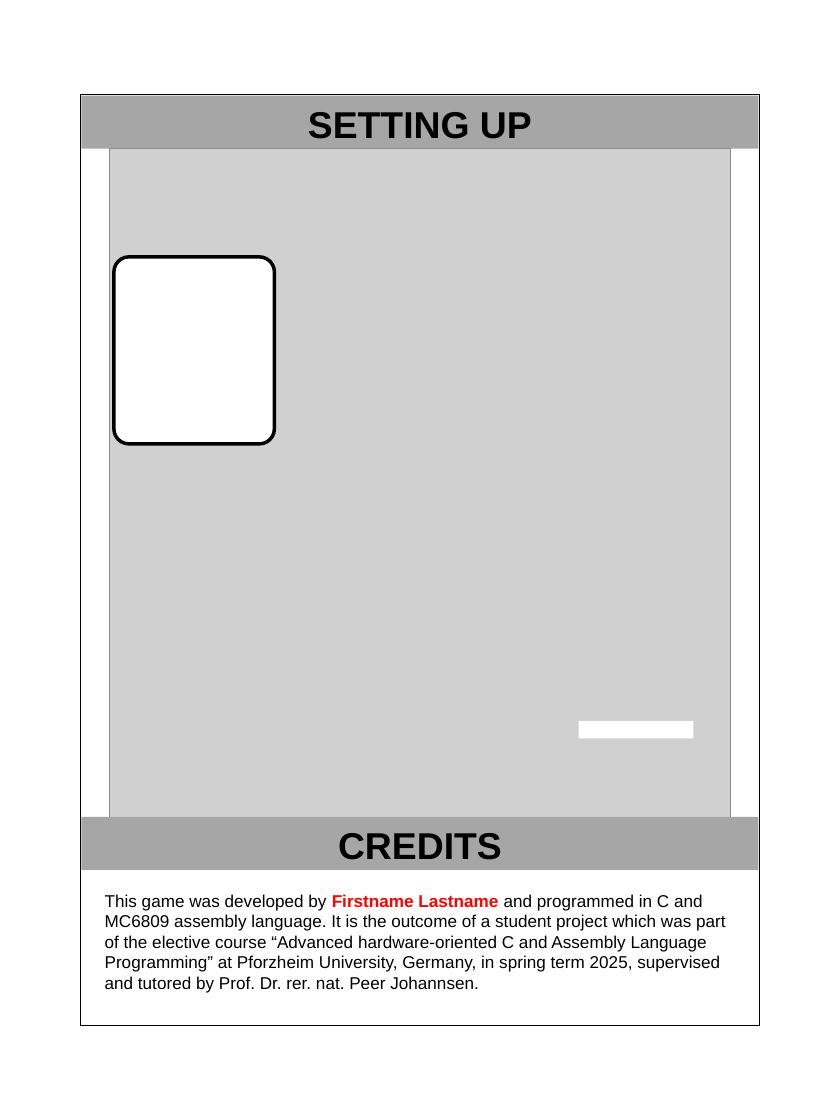
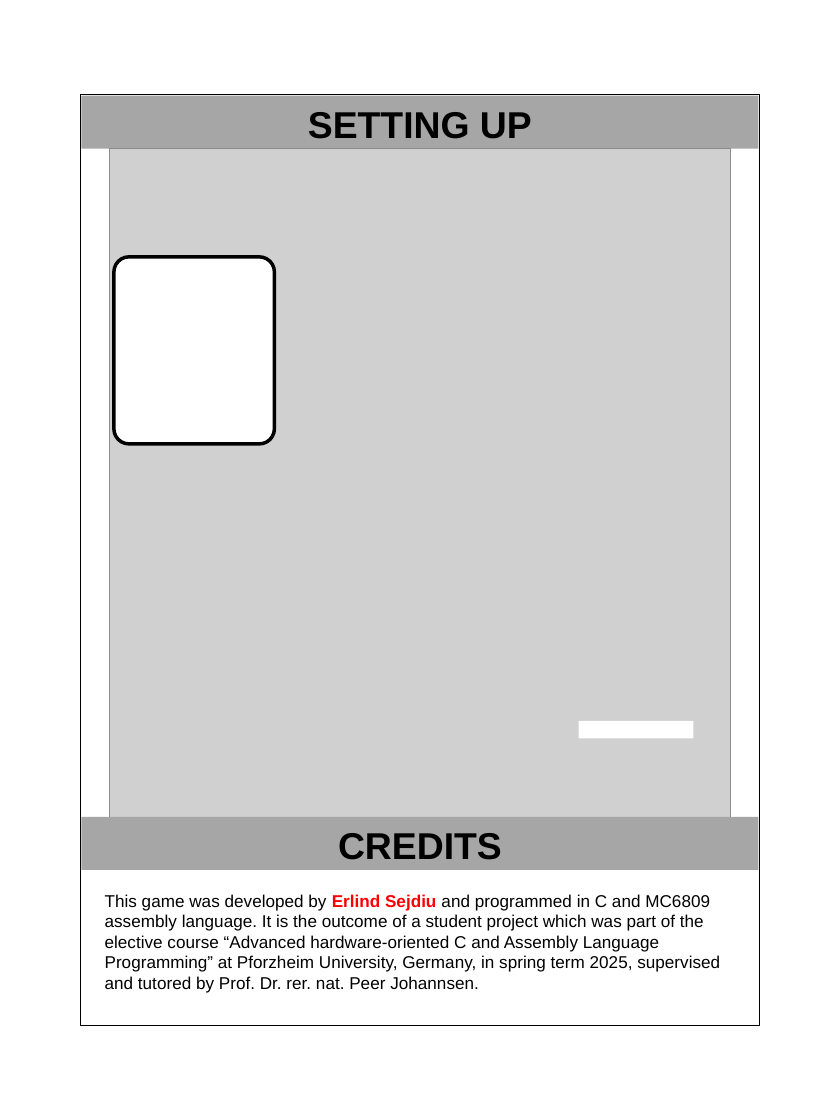
Before and after one commit to ErlindS/NeuroVector, a slide deck: slide 6 of Vectrex/projects/NeuroVector/manual/manual_template.pptx (slide 5 before the commit). Drawn at 840x1120 pixels with LibreOffice and Linux fonts; fonts in the diff are those of the drawing; grey boxes stand for pictures. Boxes give left, top, right and bottom in pixels: in the first picture for what was removed or moved away, otherwise in the second. Text is boxed around its words. In the diff, an @@ line names an element or a change of style, - is before the commit and + after.

```diff
--- a/Vectrex/projects/NeuroVector/manual/manual_template.pptx
+++ b/Vectrex/projects/NeuroVector/manual/manual_template.pptx
@@ text at bbox=[105, 894, 720, 993]: text changed @@
-This game was developed by Firstname Lastname and programmed in C and MC6809 assembly language. It is the outcome of a student project which was part of the elective course “Advanced hardware-oriented C and Assembly Language Programming” at Pforzheim University, Germany, in spring term 2025, supervised and tutored by Prof. Dr. rer. nat. Peer Johannsen.
+This game was developed by Erlind Sejdiu and programmed in C and MC6809 assembly language. It is the outcome of a student project which was part of the elective course “Advanced hardware-oriented C and Assembly Language Programming” at Pforzheim University, Germany, in spring term 2025, supervised and tutored by Prof. Dr. rer. nat. Peer Johannsen.
```
Also in this commit, not shown: 2 other slides changed, 2 slides added, 1 slide removed, 40 other files.
